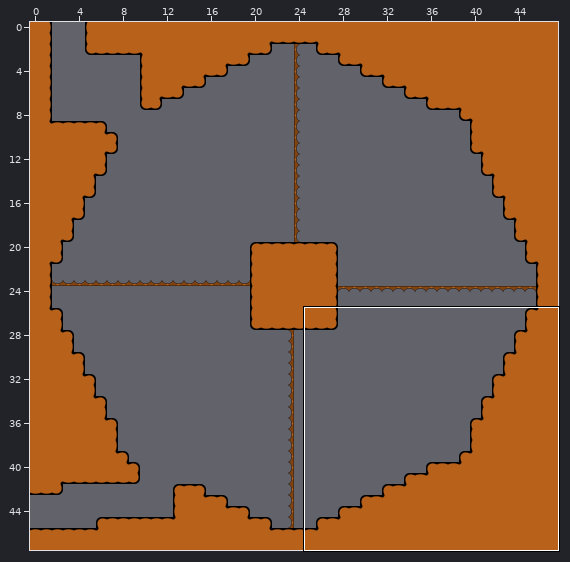
One commit to this Tiled map: Resources/room2-01.tmx. The first picture is a wide view before the edit; the outline marks the close-up.
Close-up. The starting point:
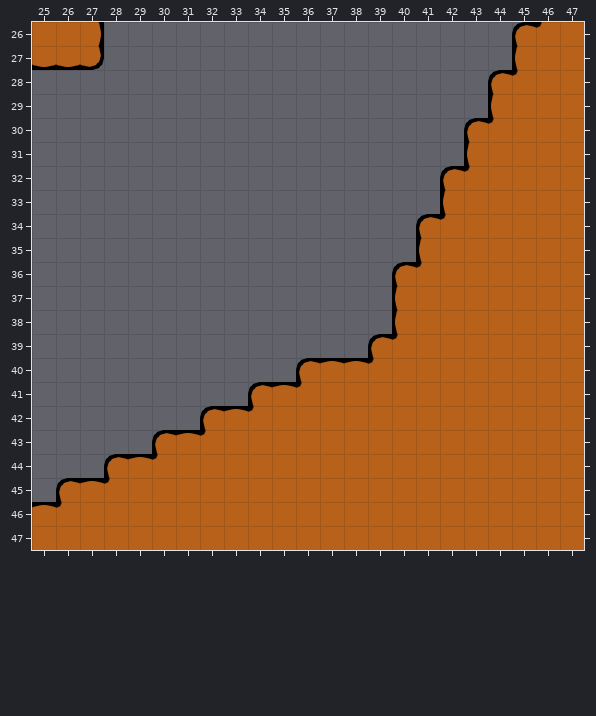
Cells are 32x32 px. Shown: x 25..47, y 26..47.
Now the later version:
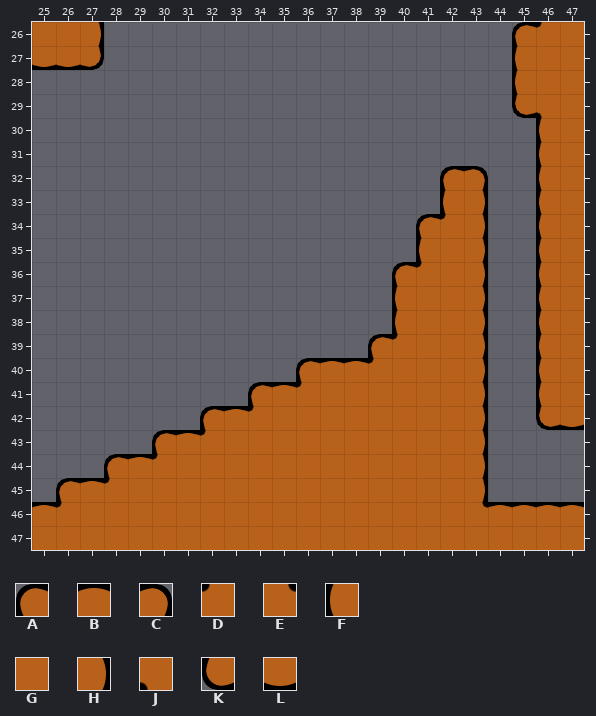
Key: from "tilemap2": A 0, B 1, C 2, D 3, E 4, F 5, G 6, H 7, J 8, K 10, L 11.
_ is an empty cell.
Edits made:
Layer "main-layer":
The edit turns tile G into tile B in row 46 at x 44 to 47.
The edit turns tile D into tile C in row 32 at x 43.
The edit turns tile G into tile E in row 46 at x 43.
The edit turns tile D into tile F in row 28 at x 45.
The edit turns tile G into tile F in rows 30 to 41 at x 46.
The edit turns tile G into tile H in rows 33 to 45 at x 43.
The edit turns tile G into tile J in row 29 at x 46.
The edit turns tile G into tile K in row 29 at x 45; in row 42 at x 46.
The edit turns tile G into tile L in row 42 at x 47.
The edit erases tile A in row 28 at x 44; in row 30 at x 43.
The edit erases tile D in row 30 at x 44.
The edit erases tile F in row 29 at x 44; in row 31 at x 43.
The edit erases tile G in row 30 at x 45; in rows 31 to 42 at x 44 to 45; in rows 43 to 45 at x 44 to 47.
